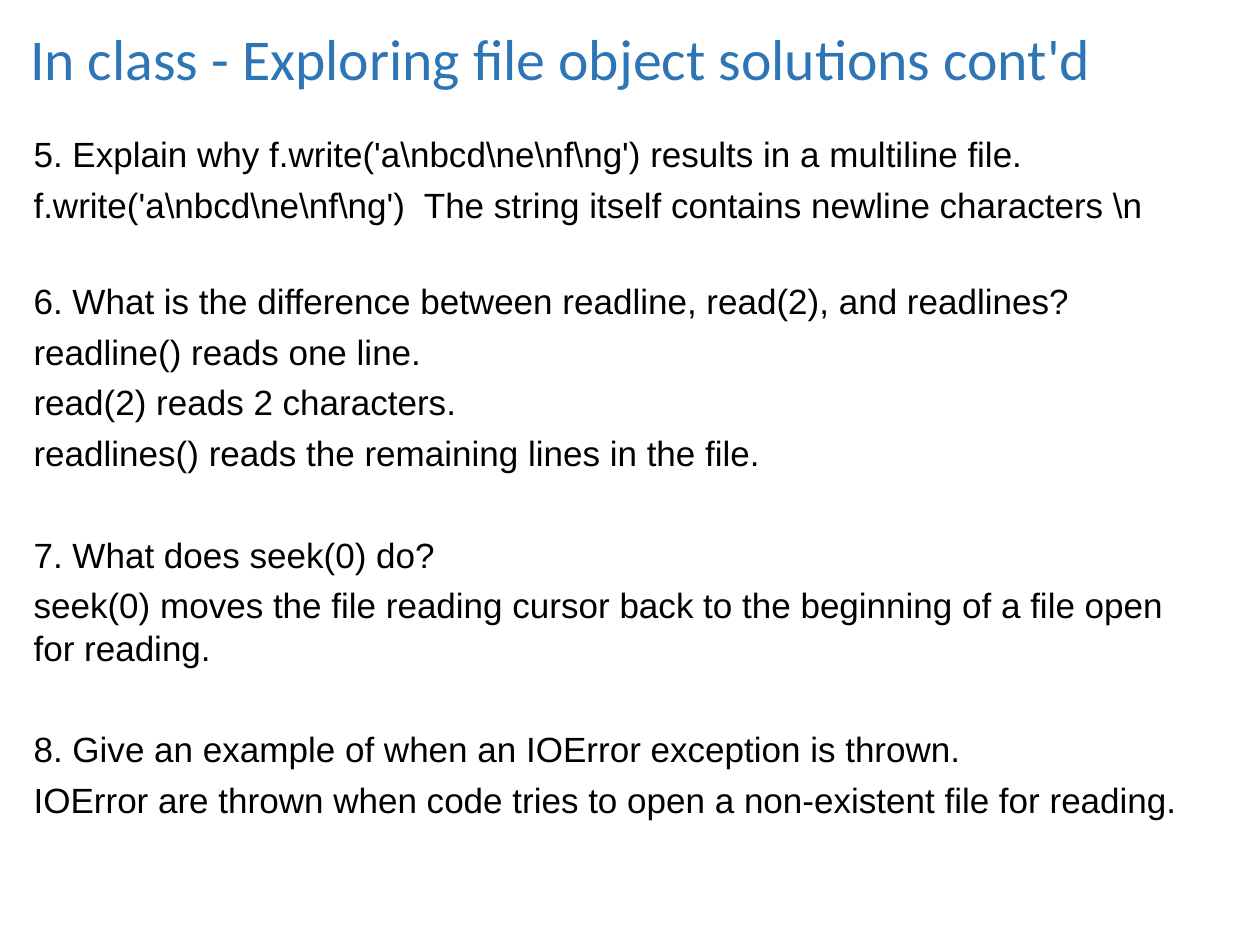
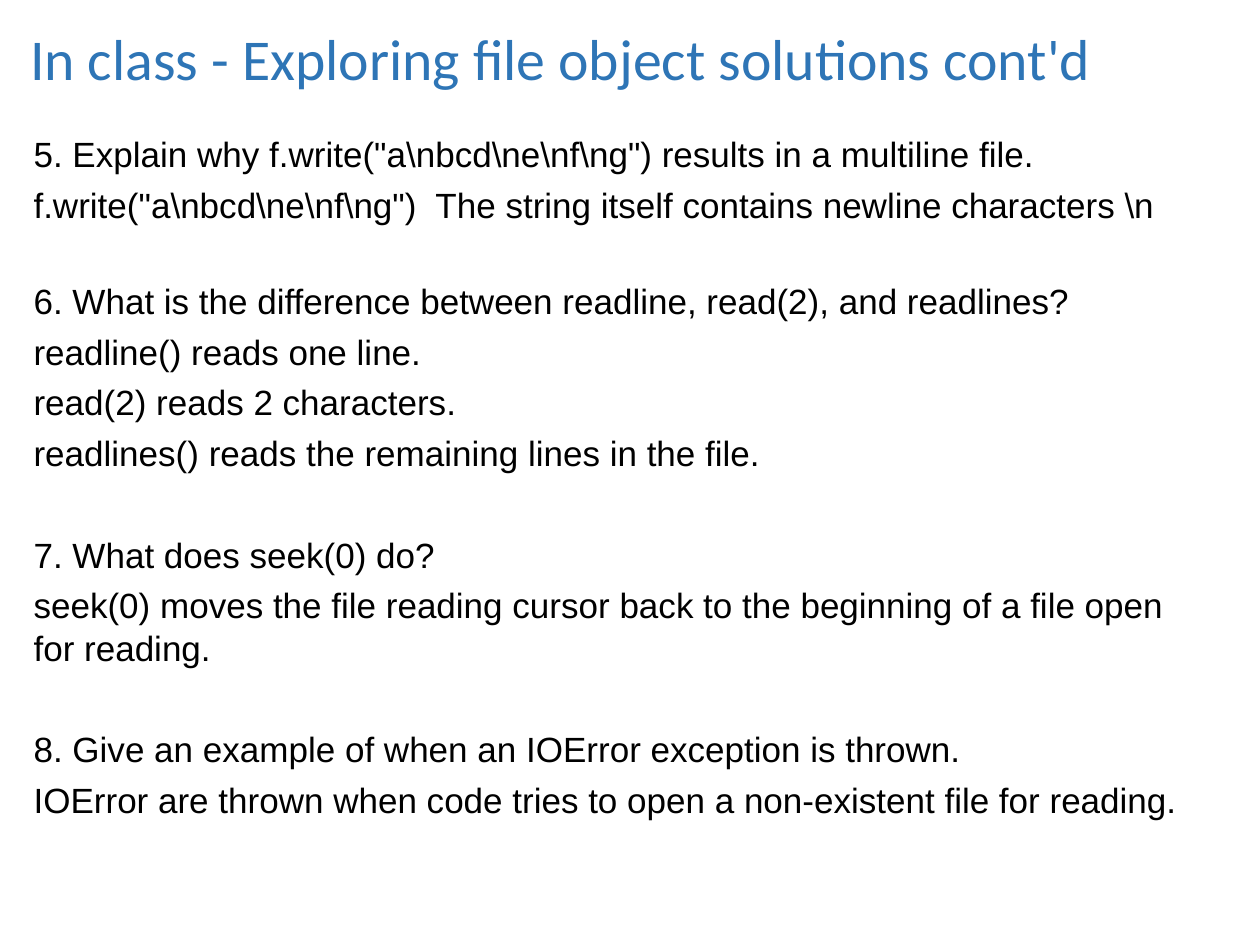
Before and after one commit to lgtateos/gis540, a slide deck: slide 12 of slides/fileIO.ppt. Drawn at 1260x945 pixels with LibreOffice and Linux fonts; fonts in the diff are those of the drawing. Boxes give left, top, right and bottom in pixels: in the first picture for what was removed or moved away, otherwise in the second. Text is boxed around its words. In the diff, an @@ line names an element or a change of style, - is before the commit and + after.

```diff
--- a/slides/fileIO.ppt
+++ b/slides/fileIO.ppt
@@ text at [34, 141, 1154, 224]: text changed @@
-5. Explain why f.write('a\nbcd\ne\nf\ng') results in a multiline file.
-f.write('a\nbcd\ne\nf\ng') The string itself contains newline characters \n
+5. Explain why f.write("a\nbcd\ne\nf\ng") results in a multiline file.
+f.write("a\nbcd\ne\nf\ng") The string itself contains newline characters \n
```
Also in this commit, not shown: 5 other slides changed.
